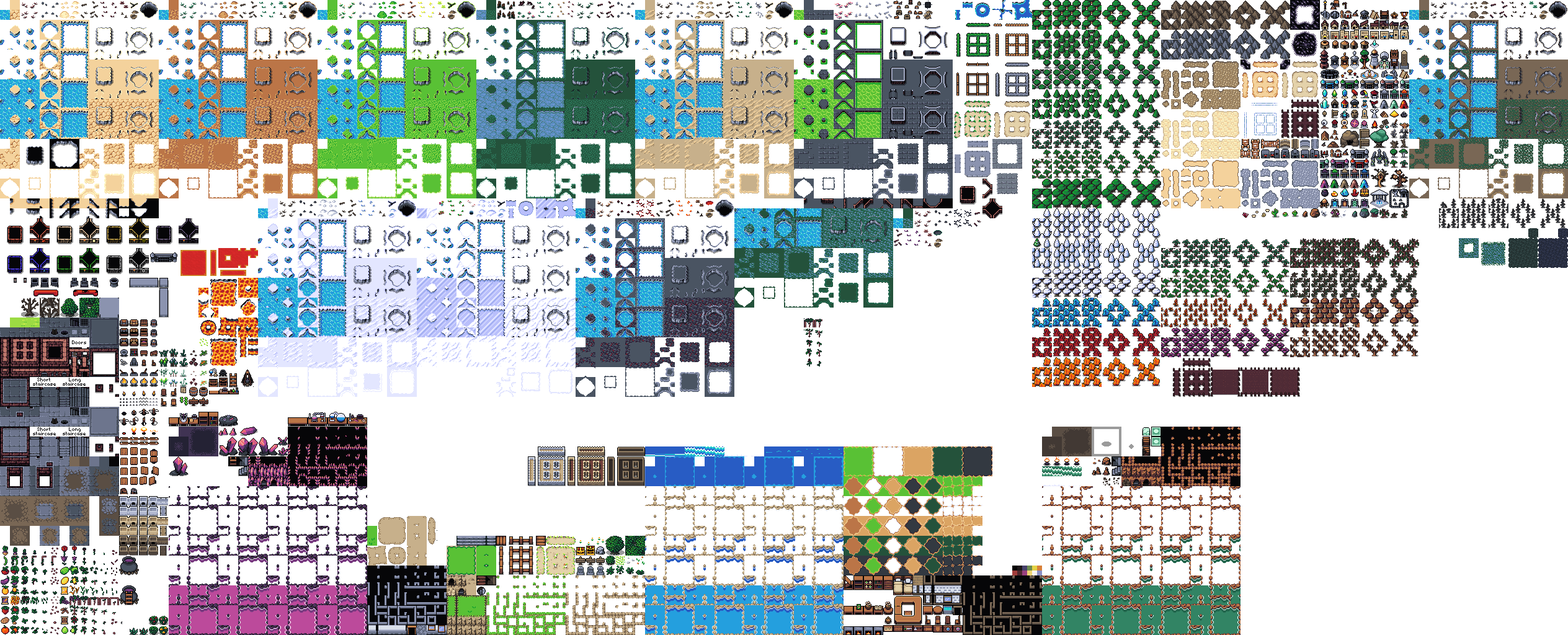
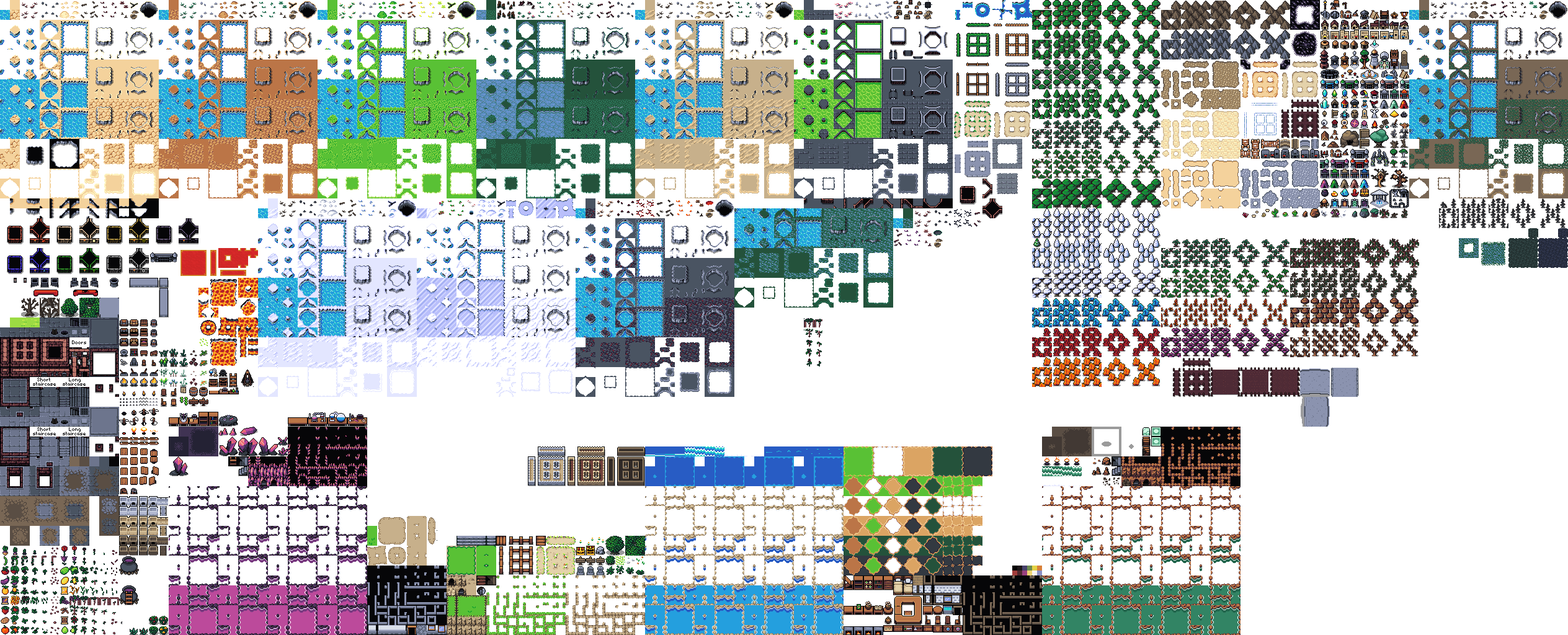
Layers edited between the first and the second 1568x635 image:
added layer "Pasted Layer" above "main.png" over [1300, 367, 1359, 427]
painted on "main.png" over [1299, 369, 1301, 397]